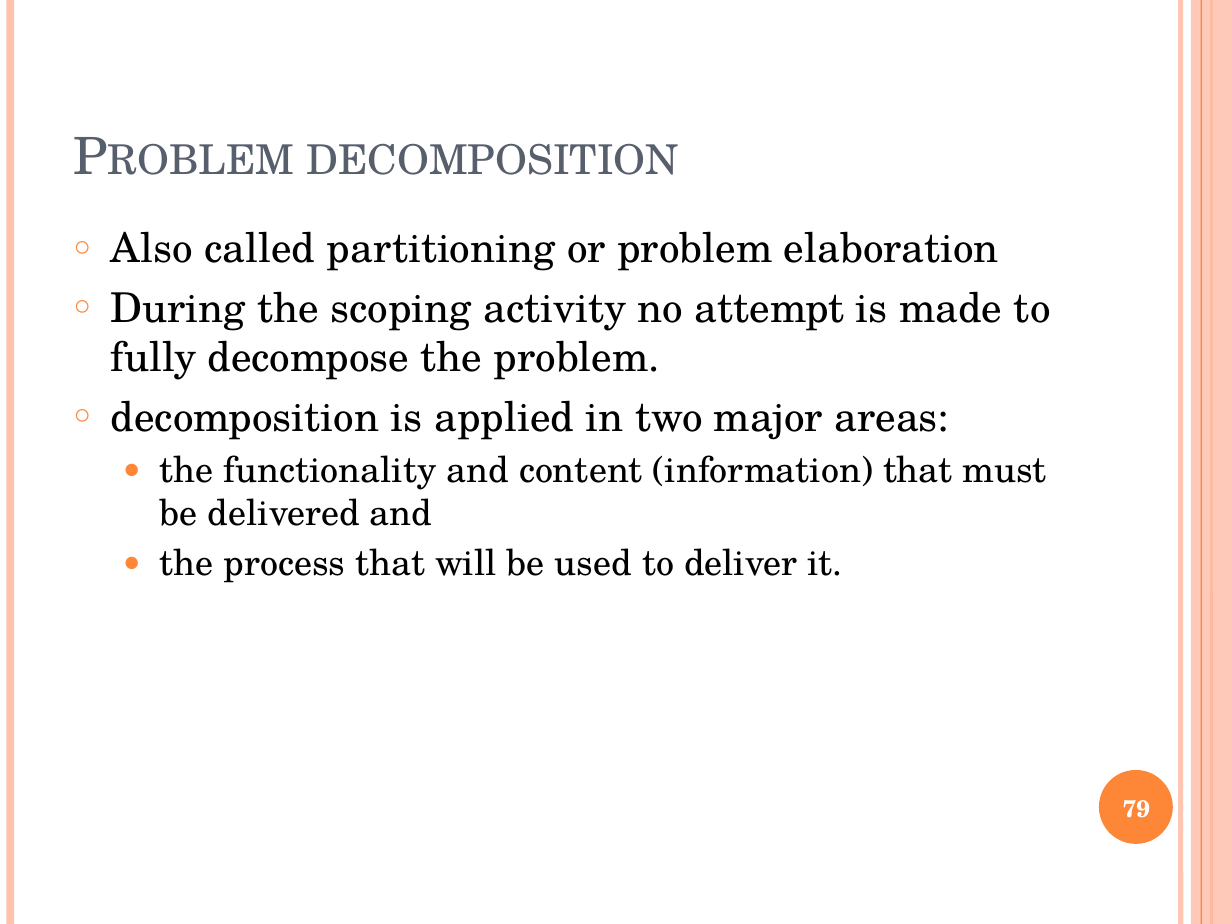
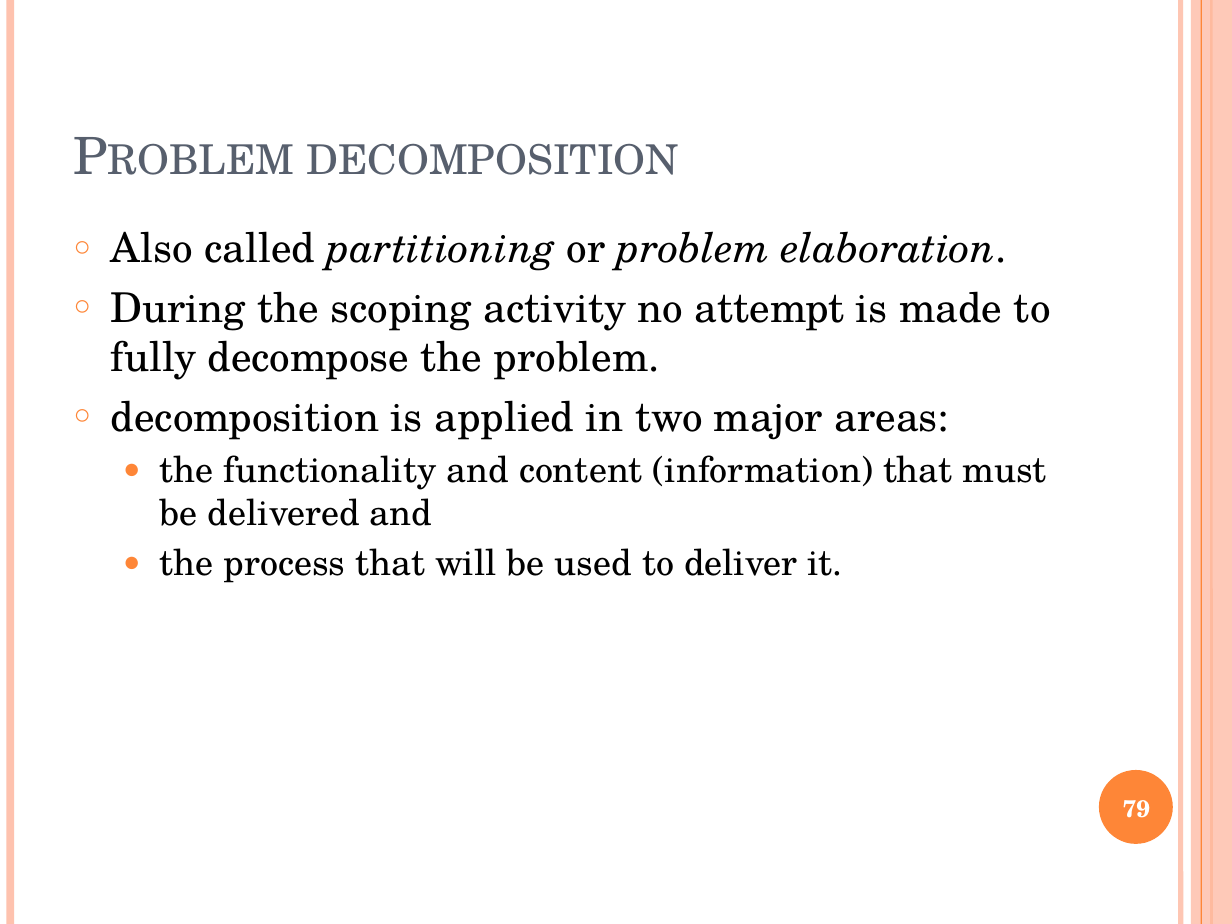
Before and after one commit to GeneralNitin/S6, a slide deck: slide 79 of 04. Software Engineering and Project Management/PPTs/M5.pptx. Drawn at 1232x924 pixels with LibreOffice and Linux fonts; fonts in the diff are those of the drawing. Boxes give left, top, right and bottom in pixels: in the first picture for what was removed or moved away, otherwise in the second. Text is boxed around its words. In the diff, an @@ line names an element or a change of style, - is before the commit and + after.

```diff
--- a/04. Software Engineering and Project Management/PPTs/M5.pptx
+++ b/04. Software Engineering and Project Management/PPTs/M5.pptx
@@ text at (111,231,1006,271): text changed; italic on @@
-○ Also called partitioning or problem elaboration
+○ Also called partitioning or problem elaboration.
```
Also in this commit, not shown: 1 other slide changed, 46 other files.
